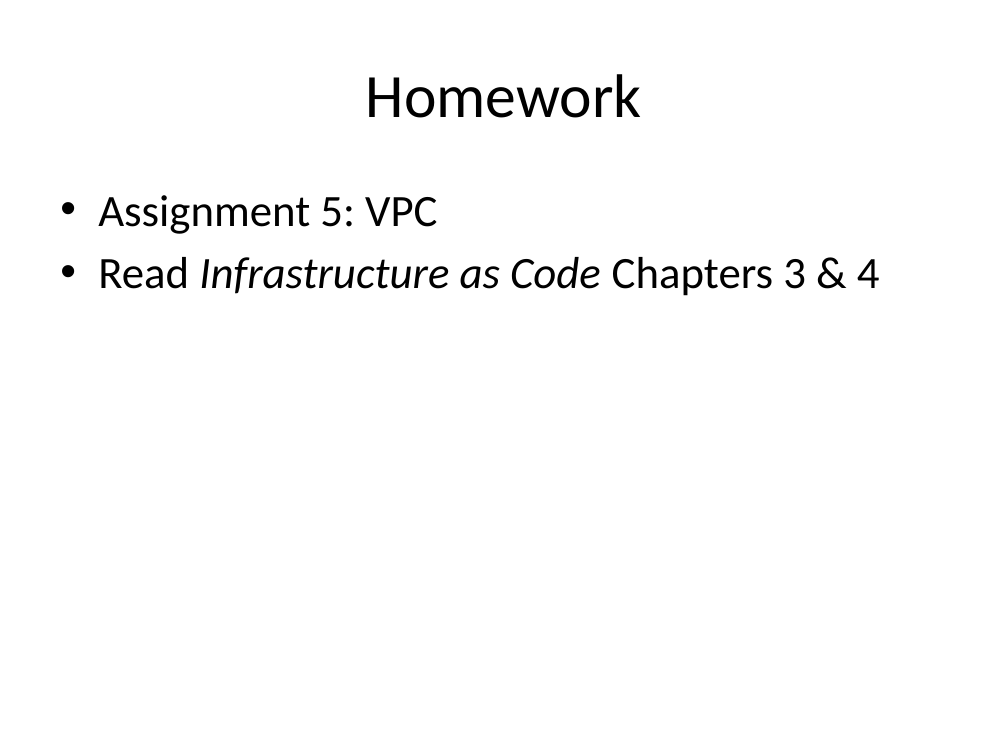
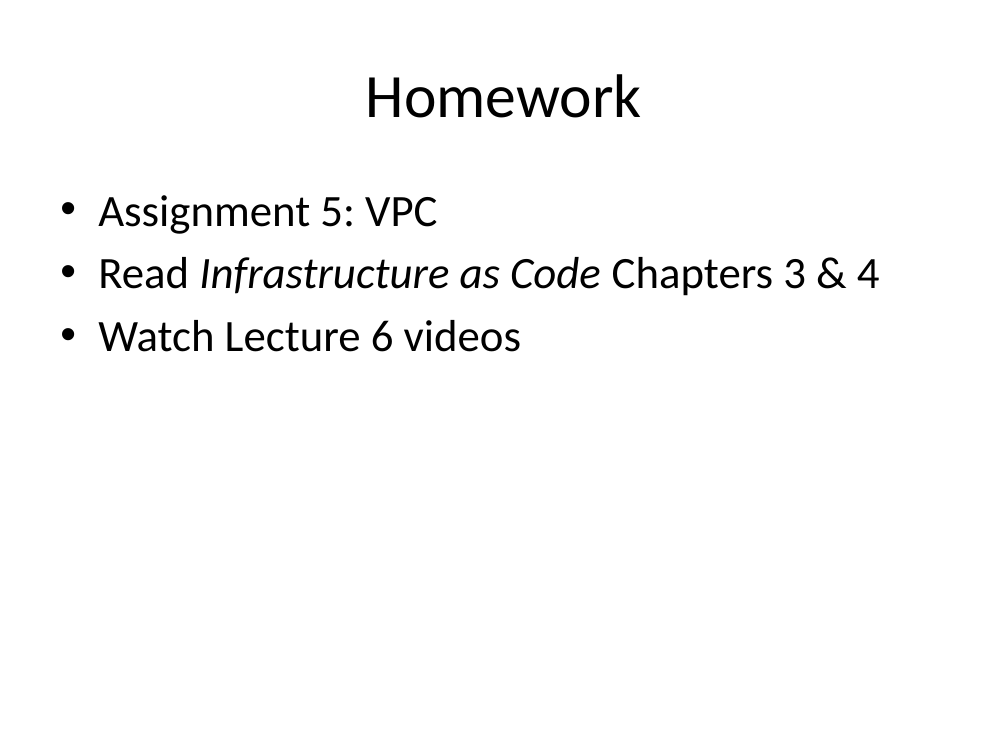
Before and after one commit to jasondbaker/infrastructure-class, a slide deck: slide 37 of lectures/infrastructure-week-5.pptx. Drawn at 1008x756 pixels with LibreOffice and Linux fonts; fonts in the diff are those of the drawing. Boxes give left, top, right and bottom in pixels: in the first picture for what was removed or moved away, otherwise in the second. Text is boxed around its words. In the diff, an @@ line names an element or a change of style, - is before the commit and + after.

```diff
--- a/lectures/infrastructure-week-5.pptx
+++ b/lectures/infrastructure-week-5.pptx
@@ text at [98,320,521,352]: paragraph added @@
+• Watch Lecture 6 videos
```
Also in this commit, not shown: 1 other slide changed, 4 other files.
